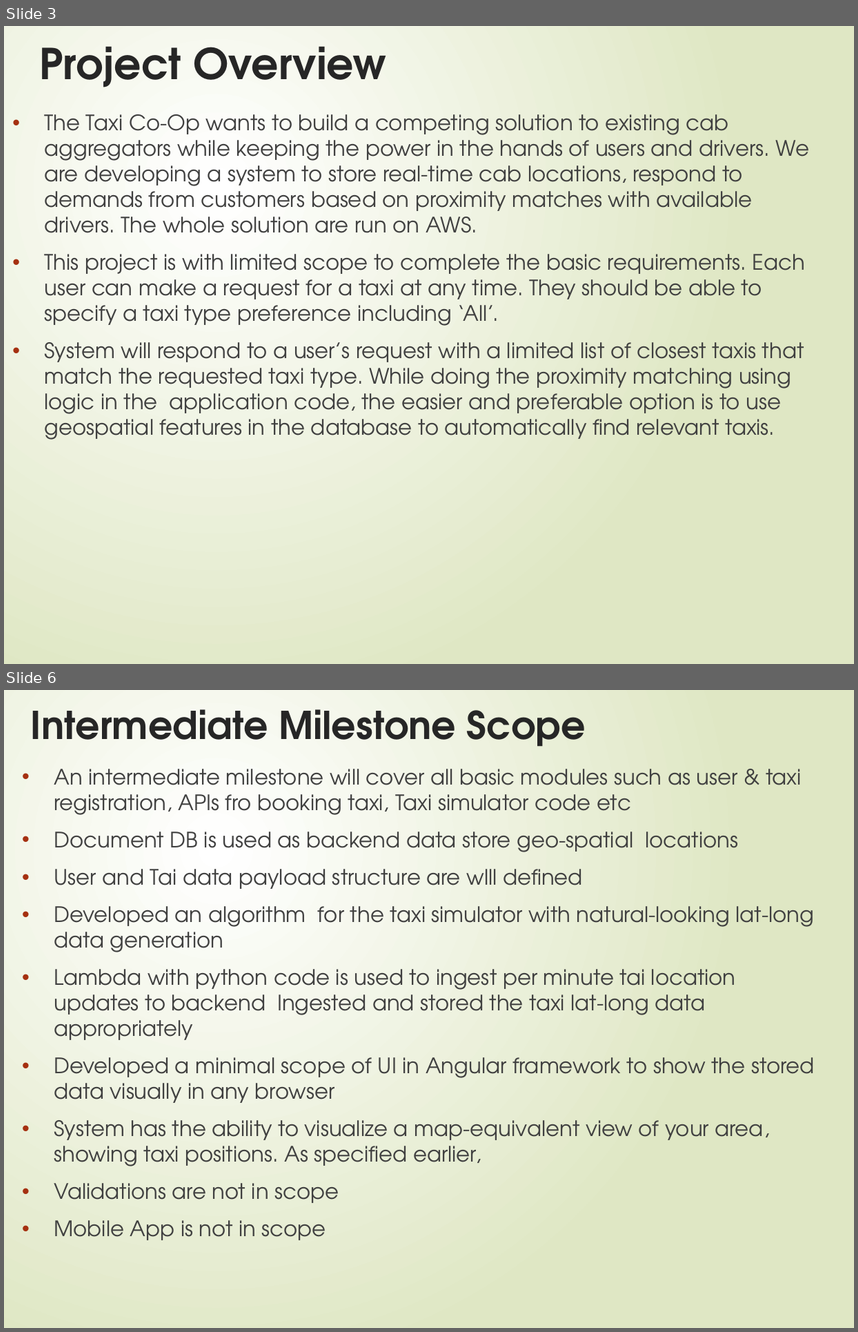
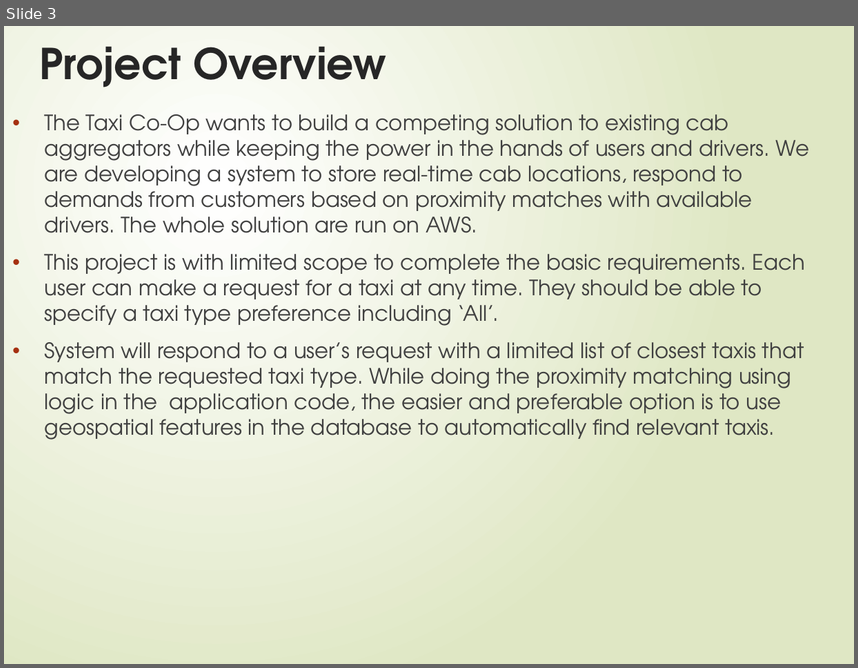
Before and after one commit to smitagarg1/Taxi-Agg_Final-Submission, a slide deck: GLTaxiAgg-BookingandTracking System.pptx. Shown one above the other, each under a label of ours: slides 3 and 6 before the commit, slide 3 after it; the slides between them are not shown. The pictures are 858x1332 and 858x668 pixels, drawn with LibreOffice and Linux fonts; fonts in the diff are those of the drawing. Boxes give left, top, right and bottom in pixels: in the first picture for what was removed or moved away, otherwise in the second. Text is boxed around its words. In the diff, an @@ line names an element or a change of style, - is before the commit and + after.

Commit message:
Modify documents

```diff
--- a/GLTaxiAgg-BookingandTracking System.pptx
+++ b/GLTaxiAgg-BookingandTracking System.pptx
@@ slide 6 removed at (x1=4, y1=690, x2=854, y2=1328), background gradient #FFFFFF to #DFE8C4 @@
@@ title removed at (x1=31, y1=709, x2=586, y2=747) @@
-Intermediate Milestone Scope
@@ text removed at (x1=54, y1=769, x2=815, y2=1240) @@
-• An intermediate milestone will cover all basic modules such as user & taxi registration, APIs fro booking taxi, Taxi simulator code etc
-• Document DB is used as backend data store geo-spatial locations
-• User and Tai data payload structure are wlll defined
-• Developed an algorithm for the taxi simulator with natural-looking lat-long data generation
-• Lambda with python code is used to ingest per minute tai location updates to backend Ingested and stored the taxi lat-long data appropriately
-• Developed a minimal scope of UI in Angular framework to show the stored data visually in any browser
-• System has the ability to visualize a map-equivalent view of your area, showing taxi positions. As specified earlier,
-• Validations are not in scope
-• Mobile App is not in scope
```
Also in this commit, not shown: 8 slides changed, 4 slides added, 13 other slides removed, 2 other files.
